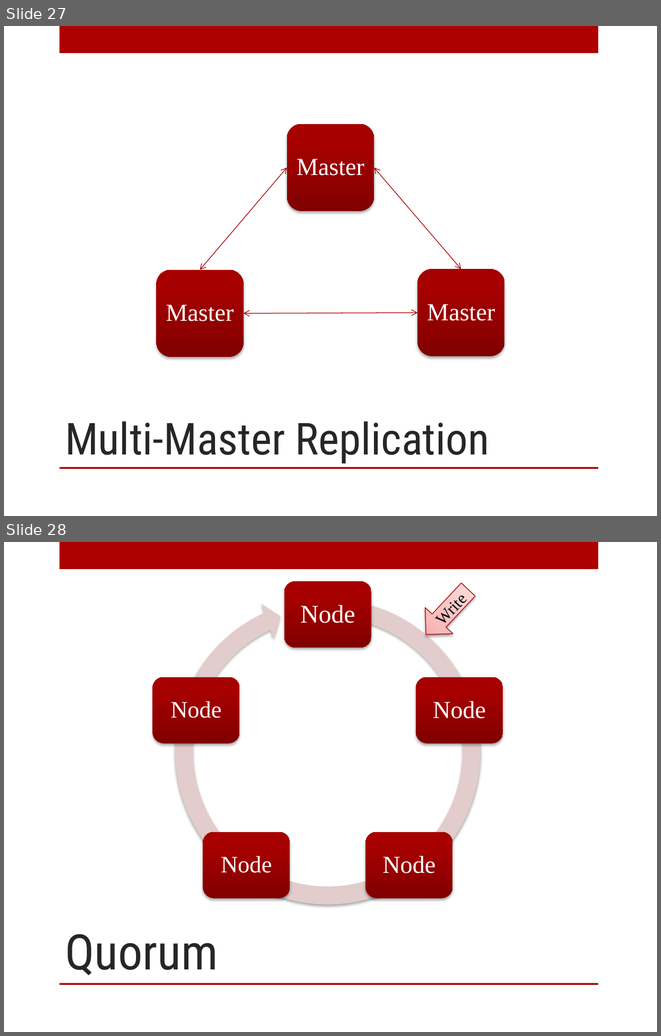
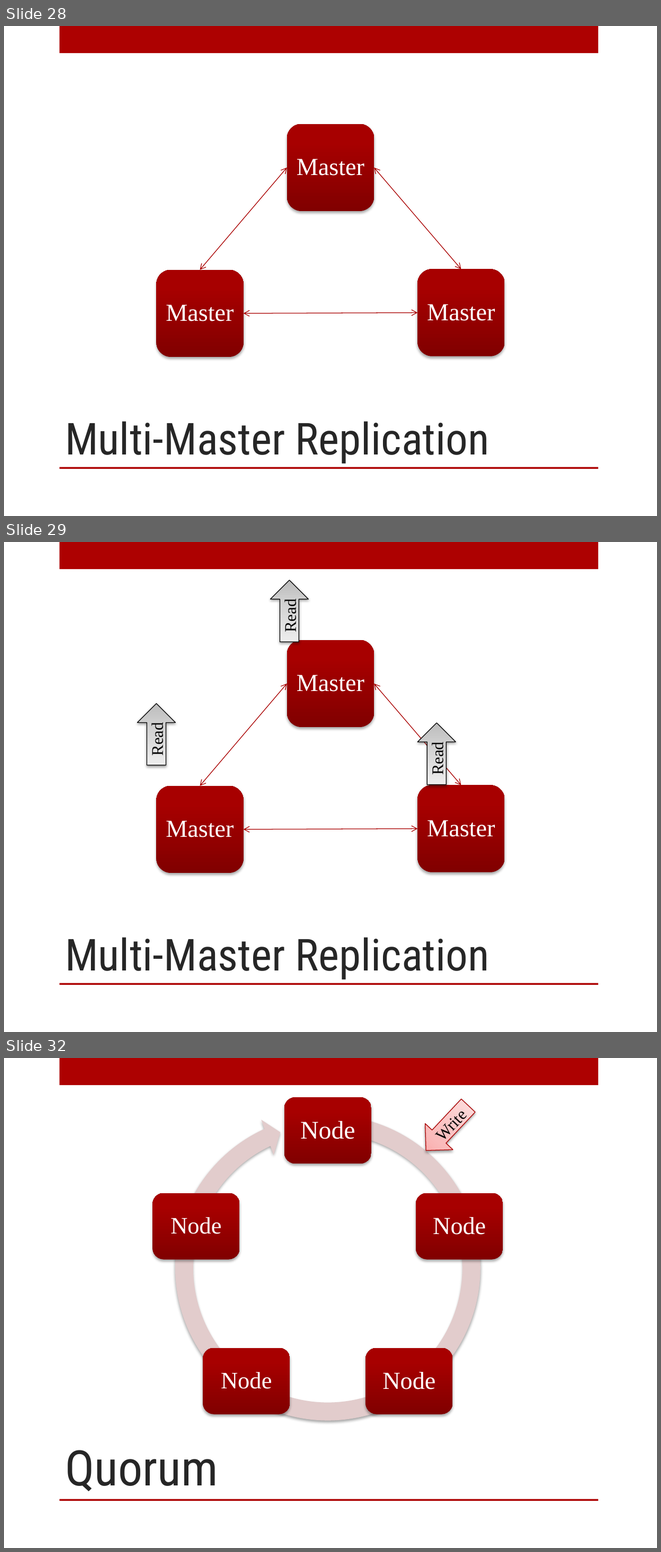
Before and after one commit to digitalBush/nosql-smackdown-talk, a slide deck: nosql-smackdown.pptx. Shown one above the other, each under a label of ours: slides 27 and 28 before the commit, slides 28, 29 and 32 after it; the slides between them are not shown. The pictures are 661x1036 and 661x1552 pixels, drawn with LibreOffice and Linux fonts; fonts in the diff are those of the drawing. Boxes give left, top, right and bottom in pixels: in the first picture for what was removed or moved away, otherwise in the second. Text is boxed around its words. In the diff, an @@ line names an element or a change of style, - is before the commit and + after.

```diff
--- a/nosql-smackdown.pptx
+++ b/nosql-smackdown.pptx
@@ slide 29 added at box(4, 542, 657, 1032), background #FFFFFF; not listed: 2 template elements that a slide beside it also shows @@
@@ down arrow added at box(271, 580, 308, 641), fill gradient #BDBDBD to #D1D1D1 to #EEEEEE, outline #000000 0.75 pt, 18 pt, text #000000 @@
+Read
@@ rounded rectangle added at box(286, 640, 373, 727), fill gradient #820000 to #A90000 @@
@@ double arrow added from (286, 684) to (200, 786), #AA0000 0.75 pt @@
@@ text added at box(297, 674, 364, 691), 27 pt, text #FFFFFF @@
+Master
@@ double arrow added from (461, 785) to (374, 684), #AA0000 0.75 pt @@
@@ down arrow added at box(137, 703, 175, 765), fill gradient #BDBDBD to #D1D1D1 to #EEEEEE, outline #000000 0.75 pt, 18 pt, text #000000 @@
+Read
@@ down arrow added at box(417, 723, 455, 784), fill gradient #BDBDBD to #D1D1D1 to #EEEEEE, outline #000000 0.75 pt, 18 pt, text #000000 @@
+Read
@@ rounded rectangle added at box(156, 786, 243, 872), fill gradient #820000 to #A90000 @@
@@ rounded rectangle added at box(417, 785, 504, 872), fill gradient #820000 to #A90000 @@
@@ text added at box(166, 820, 233, 837), 27 pt, text #FFFFFF @@
+Master
@@ text added at box(427, 820, 495, 837), 27 pt, text #FFFFFF @@
+Master
@@ double arrow added from (244, 829) to (417, 829), #AA0000 0.75 pt @@
@@ title added at box(65, 937, 489, 979), 48.6 pt, text #262626 @@
+Multi-Master Replication
@@ what was slide 27 is now slide 28 @@
@@ what was slide 28 is now slide 32 @@
```
Also in this commit, not shown: 4 slides changed, 2 other slides added.
